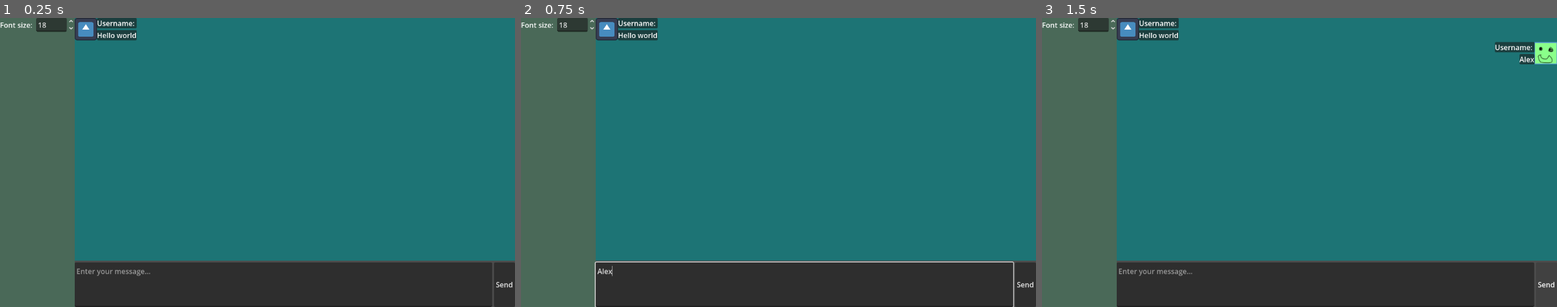
Above: before the commit, frames 1-3 (left to right).
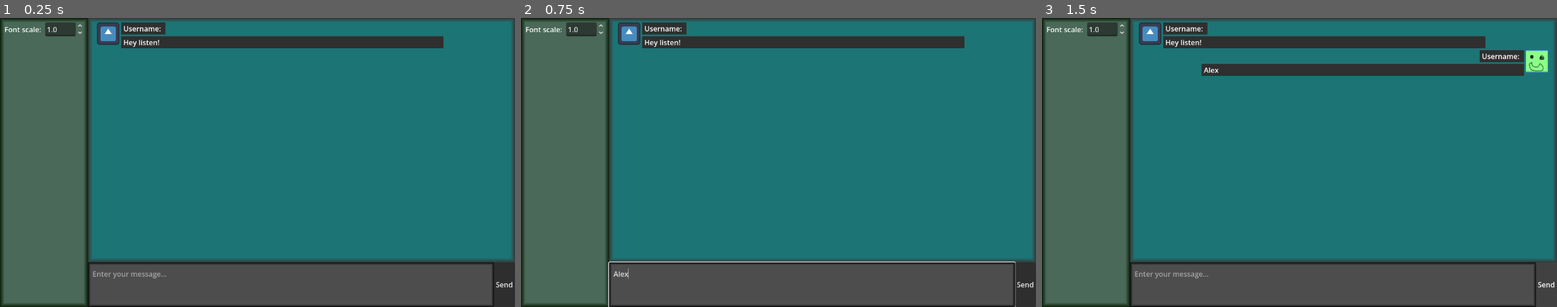
Above: after the commit, the same moments.

Repository: T4ouf/Masked-Intelligence
Game: Godot game, scene res://scenes/user_chat.tscn
Two runs of this game, one before a commit and one after it. Both use one fixed random seed, a clock stepped at 60 frames per second and the inputs below. This scene is started directly instead of the project's main scene. The engine's default icon, where the game draws it, is replaced by a stand-in: a white triangle on a blue panel in a dark square.
Inputs (mouse positions are in pixels of both pictures, inside the frame that each line leads up to):
- Up to frame 1 (0.25 s): no input
- Up to frame 2 (0.75 s): click (804, 283) at 0.52 s; type "Alex" at 0.6 s
- Up to frame 3 (1.5 s): click "Send" at 1.25 s

The runs differ from the first frame. In frame 1, 20% of the frame differs, in the area x 0-100%, y 0-100%; in frame 2, 20%; in frame 3, 24%.

Commit message:
feat: add borders and margins in user_chat

Diff:
--- /dev/null
+++ b/Clients/resources/msg_style_box_flat.tres
@@ -0,0 +1,8 @@
+[gd_resource type="StyleBoxFlat" format=3 uid="uid://b6mb28ufg1s1a"]
+
+[resource]
+content_margin_left = 5.0
+content_margin_top = 2.0
+content_margin_right = 5.0
+content_margin_bottom = 2.0
+bg_color = Color(0.18359044, 0.18359047, 0.18359032, 1)
--- a/Clients/scenes/message.tscn
+++ b/Clients/scenes/message.tscn
@@ -2,18 +2,24 @@
 
 [ext_resource type="Script" uid="uid://ckjiv722ybytc" path="res://scripts/message_data.gd" id="1_x5w8s"]
 [ext_resource type="Texture2D" uid="uid://cla4vwmcujkvw" path="res://icon.svg" id="2_06ydw"]
+[ext_resource type="StyleBox" uid="uid://b6mb28ufg1s1a" path="res://resources/msg_style_box_flat.tres" id="3_yad0m"]
 
-[node name="HBoxContainer" type="HBoxContainer" unique_id=1054771256]
+[node name="Message" type="MarginContainer" unique_id=1368683231]
 anchors_preset = 10
 anchor_right = 1.0
 offset_bottom = 50.0
 grow_horizontal = 2
-size_flags_horizontal = 3
 size_flags_vertical = 4
-theme_override_constants/separation = 0
+theme_override_constants/margin_left = 10
+theme_override_constants/margin_right = 150
 script = ExtResource("1_x5w8s")
 
-[node name="TextureRect" type="TextureRect" parent="." unique_id=1851414994]
+[node name="HBoxContainer" type="HBoxContainer" parent="." unique_id=1324836017]
+unique_name_in_owner = true
+layout_mode = 2
+
+[node name="AccIcon" type="TextureRect" parent="HBoxContainer" unique_id=1851414994]
+unique_name_in_owner = true
 custom_minimum_size = Vector2(50, 50)
 layout_mode = 2
 size_flags_horizontal = 0
@@ -22,26 +28,33 @@
 expand_mode = 1
 stretch_mode = 5
 
-[node name="VBoxContainer" type="VBoxContainer" parent="." unique_id=87601783]
+[node name="VBoxContainer" type="VBoxContainer" parent="HBoxContainer" unique_id=87601783]
+unique_name_in_owner = true
 layout_mode = 2
+size_flags_horizontal = 3
 
-[node name="AccountBackground" type="PanelContainer" parent="VBoxContainer" unique_id=1475654596]
+[node name="AccountBackground" type="PanelContainer" parent="HBoxContainer/VBoxContainer" unique_id=1475654596]
+unique_name_in_owner = true
 layout_mode = 2
+size_flags_horizontal = 0
 size_flags_vertical = 4
+theme_override_styles/panel = ExtResource("3_yad0m")
 
-[node name="Account" type="Label" parent="VBoxContainer/AccountBackground" unique_id=983742494]
+[node name="AccountLabel" type="Label" parent="HBoxContainer/VBoxContainer/AccountBackground" unique_id=983742494]
 unique_name_in_owner = true
 layout_mode = 2
 text = "Username: "
 vertical_alignment = 1
 
-[node name="MessageBackground" type="PanelContainer" parent="VBoxContainer" unique_id=2109940631]
+[node name="MessageBackground" type="PanelContainer" parent="HBoxContainer/VBoxContainer" unique_id=2109940631]
 layout_mode = 2
-size_flags_horizontal = 8
+size_flags_vertical = 8
+theme_override_styles/panel = ExtResource("3_yad0m")
+
+[node name="MessageLabel" type="RichTextLabel" parent="HBoxContainer/VBoxContainer/MessageBackground" unique_id=1576159365]
+unique_name_in_owner = true
+custom_minimum_size = Vector2(600, 0)
+layout_mode = 2
 size_flags_vertical = 4
-
-[node name="Message" type="Label" parent="VBoxContainer/MessageBackground" unique_id=16419246]
-unique_name_in_owner = true
-layout_mode = 2
-text = "Hello world"
-vertical_alignment = 1
+text = "Hey listen!"
+fit_content = true
--- a/Clients/scenes/user_chat.tscn
+++ b/Clients/scenes/user_chat.tscn
@@ -9,9 +9,30 @@
 
 [sub_resource type="StyleBoxFlat" id="StyleBoxFlat_6wiki"]
 bg_color = Color(0.29054812, 0.4101891, 0.34571213, 1)
+border_width_left = 10
+border_width_top = 10
+border_width_right = 10
+border_width_bottom = 10
+border_color = Color(0.042072475, 0.12062628, 0.036591277, 1)
+border_blend = true
 
 [sub_resource type="StyleBoxFlat" id="StyleBoxFlat_8i8ot"]
 bg_color = Color(0.11582477, 0.4553057, 0.4575454, 1)
+border_width_left = 10
+border_width_top = 10
+border_width_right = 10
+border_width_bottom = 10
+border_color = Color(0.218061, 0.21806106, 0.21806082, 1)
+border_blend = true
+
+[sub_resource type="StyleBoxFlat" id="StyleBoxFlat_4p48b"]
+bg_color = Color(0.44136545, 0.44136554, 0.44136536, 0)
+border_width_left = 10
+border_width_top = 10
+border_width_right = 10
+border_width_bottom = 10
+border_color = Color(0, 0, 0, 1)
+border_blend = true
 
 [node name="Control" type="Control" unique_id=948171427]
 layout_mode = 3
@@ -39,6 +60,7 @@
 theme_override_constants/separation = 0
 
 [node name="PanelContainer" type="PanelContainer" parent="MarginContainer/HBoxContainer" unique_id=70829691]
+custom_minimum_size = Vector2(150, 0)
 layout_mode = 2
 theme_override_styles/panel = SubResource("StyleBoxFlat_6wiki")
 
@@ -51,25 +73,28 @@
 layout_direction = 2
 layout_mode = 2
 
-[node name="FontSizeLabel" type="Label" parent="MarginContainer/HBoxContainer/PanelContainer/VBoxContainer/HBoxContainer" unique_id=214865725]
+[node name="FontScaleLabel" type="Label" parent="MarginContainer/HBoxContainer/PanelContainer/VBoxContainer/HBoxContainer" unique_id=214865725]
 layout_mode = 2
-text = "Font size: "
+text = "Font scale: "
 
-[node name="FontSize" type="SpinBox" parent="MarginContainer/HBoxContainer/PanelContainer/VBoxContainer/HBoxContainer" unique_id=1474390838]
+[node name="FontScale" type="SpinBox" parent="MarginContainer/HBoxContainer/PanelContainer/VBoxContainer/HBoxContainer" unique_id=1474390838]
 layout_mode = 2
-min_value = 8.0
-max_value = 40.0
-value = 18.0
+min_value = 0.5
+max_value = 3.0
+step = 0.1
+value = 1.0
 
 [node name="Chat" type="VBoxContainer" parent="MarginContainer/HBoxContainer" unique_id=702941862]
 layout_mode = 2
 size_flags_horizontal = 3
+theme_override_constants/separation = 0
 
 [node name="ChatScroller" type="ScrollContainer" parent="MarginContainer/HBoxContainer/Chat" unique_id=396590605]
 layout_mode = 2
 size_flags_vertical = 3
 theme_override_styles/panel = SubResource("StyleBoxFlat_8i8ot")
 follow_focus = true
+horizontal_scroll_mode = 0
 
 [node name="ChatBox" type="VBoxContainer" parent="MarginContainer/HBoxContainer/Chat/ChatScroller" unique_id=1580663306]
 layout_mode = 2
@@ -81,16 +106,18 @@
 [node name="MsgEntry" type="HBoxContainer" parent="MarginContainer/HBoxContainer/Chat" unique_id=1918737825]
 layout_mode = 2
 size_flags_vertical = 8
+theme_override_constants/separation = 0
 
 [node name="TextEdit" type="TextEdit" parent="MarginContainer/HBoxContainer/Chat/MsgEntry" unique_id=362965322]
 custom_minimum_size = Vector2(0, 100)
 layout_mode = 2
 size_flags_horizontal = 3
+theme_override_styles/normal = SubResource("StyleBoxFlat_4p48b")
 placeholder_text = "Enter your message..."
 
 [node name="Button" type="Button" parent="MarginContainer/HBoxContainer/Chat/MsgEntry" unique_id=888553850]
 layout_mode = 2
 text = "Send"
 
-[connection signal="value_changed" from="MarginContainer/HBoxContainer/PanelContainer/VBoxContainer/HBoxContainer/FontSize" to="." method="_on_font_size_value_changed"]
+[connection signal="value_changed" from="MarginContainer/HBoxContainer/PanelContainer/VBoxContainer/HBoxContainer/FontScale" to="." method="_on_font_scale_value_changed"]
 [connection signal="pressed" from="MarginContainer/HBoxContainer/Chat/MsgEntry/Button" to="." method="_on_button_pressed"]
--- a/Clients/scripts/main_chat.gd
+++ b/Clients/scripts/main_chat.gd
@@ -1,14 +1,14 @@
 extends Control
 
+const font_size_default : int = 16 ## in px
 const message: PackedScene = preload("res://scenes/message.tscn")
 @export var current_account: Account
 @onready var inpt_text_edit = $MarginContainer/HBoxContainer/Chat/MsgEntry/TextEdit
 @onready var chatbox = $MarginContainer/HBoxContainer/Chat/ChatScroller/ChatBox
-@export var font_size: float = 16.0:
+@export var font_scale: float = 1.0:
 	set(value):
 		if value != 0:
-			self.theme.default_font_size = int(value)
-			#$MarginContainer.scale = Vector2(value, value)
+			self.theme.default_font_size = int(font_size_default * value)
 @export var message_limit: int = 3000
 
 ## Chat scroller
@@ -59,5 +59,5 @@
 	send_message(current_account, new_text)
 
 
-func _on_font_size_value_changed(value: float) -> void:
-	font_size = value
+func _on_font_scale_value_changed(value: float) -> void:
+	font_scale = value
--- a/Clients/scripts/message_data.gd
+++ b/Clients/scripts/message_data.gd
@@ -1,24 +1,28 @@
-extends HBoxContainer
+extends MarginContainer
 class_name Message
 
 const my_scene: PackedScene = preload("res://scenes/message.tscn")
 
 ## Set the label texts in the message.
 func set_data(account: Account, msg_text: String):
-	$TextureRect.texture = account.account_image
-	$%Account.text = account.username + ": "
-	$%Message.text = msg_text
+	$%AccIcon.texture = account.account_image
+	$%AccountLabel.text = account.username + ": "
+	$%MessageLabel.text = msg_text
 
 ## Display the message to the left
 func move_left():
-	move_child($TextureRect, 0)
-	move_child($VBoxContainer, 1)
-	alignment = BoxContainer.ALIGNMENT_BEGIN
-	$%Account.horizontal_alignment = 0
+	$%HBoxContainer.move_child($%AccIcon, 0)
+	$%HBoxContainer.move_child($%VBoxContainer, 1)
+	$%HBoxContainer.alignment = BoxContainer.ALIGNMENT_BEGIN
+	$%AccountBackground.size_flags_horizontal = SIZE_SHRINK_BEGIN
+	add_theme_constant_override("margin_left", 10)
+	add_theme_constant_override("margin_right", 150)
 
 ## Display the message to the right
 func move_right():
-	move_child($TextureRect, 2)
-	move_child($VBoxContainer, 0)
-	alignment = BoxContainer.ALIGNMENT_END
-	$%Account.horizontal_alignment = 2
+	$%HBoxContainer.move_child($%AccIcon, 2)
+	$%HBoxContainer.move_child($%VBoxContainer, 0)
+	$%HBoxContainer.alignment = BoxContainer.ALIGNMENT_END
+	$%AccountBackground.size_flags_horizontal = SIZE_SHRINK_END
+	add_theme_constant_override("margin_left", 150)
+	add_theme_constant_override("margin_right", 10)
